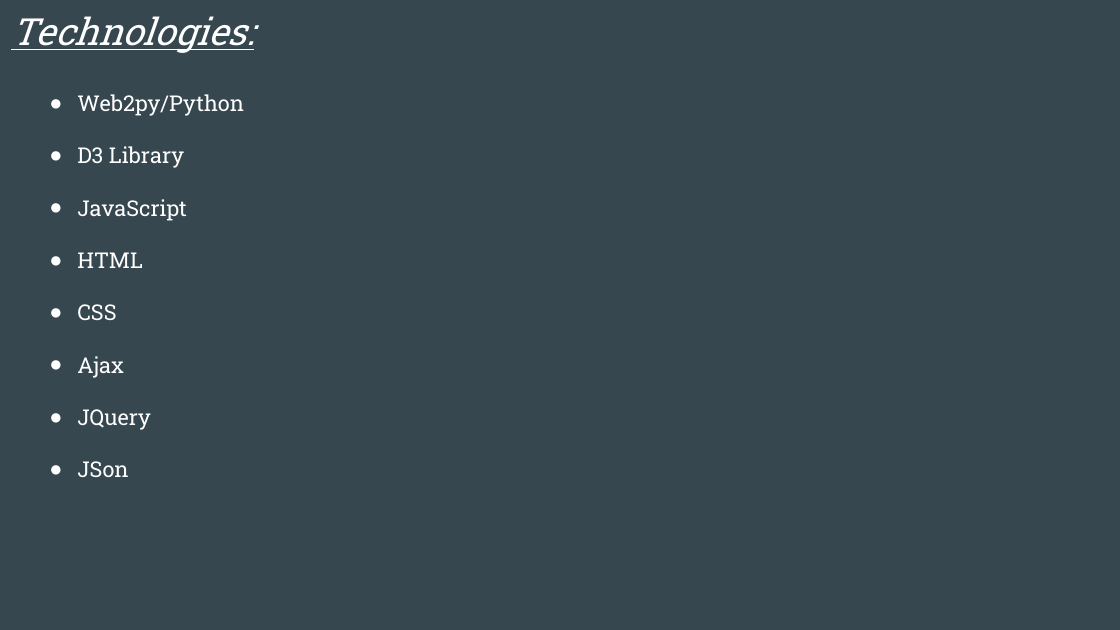
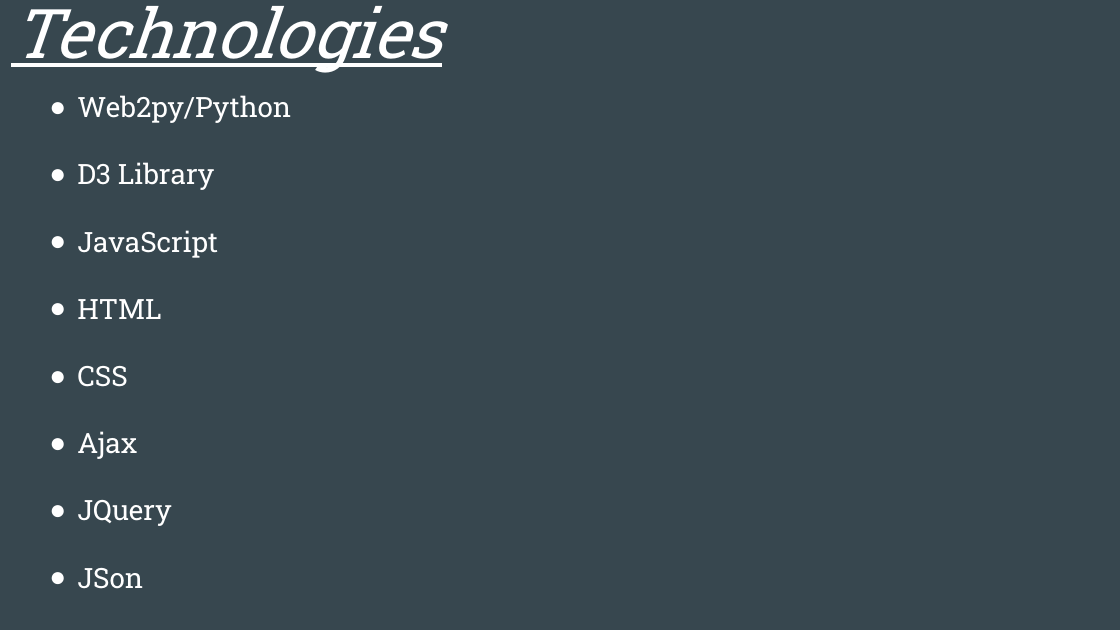
Before and after one commit to umitceylan/Visualizr, a slide deck: slide 6 of Documentation/SlugSoft_Visualizr Final Presentation .pptx. Drawn at 1120x630 pixels with LibreOffice and Linux fonts; fonts in the diff are those of the drawing. Boxes give left, top, right and bottom in pixels: in the first picture for what was removed or moved away, otherwise in the second. Text is boxed around its words. In the diff, an @@ line names an element or a change of style, - is before the commit and + after.

```diff
--- a/Documentation/SlugSoft_Visualizr Final Presentation .pptx
+++ b/Documentation/SlugSoft_Visualizr Final Presentation .pptx
@@ title at (11, 6, 442, 73): text changed; size 24 to 44 pt @@
-Technologies:
+Technologies
@@ text "Web2py/Python" at (77, 95, 291, 589): size 14 to 18 pt @@
```
Also in this commit, not shown: 6 other slides changed, 4 other files.
